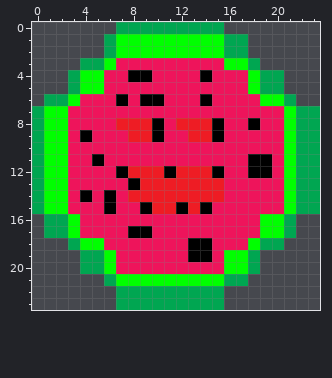
File history of a pixel-art sprite, sprites/spr_ball/2b1da3bb-974a-4806-8139-511a3c422b2b.png. The picture above was drawn from the file before the commit.
The file is 24x24 pixels.
After the commit:
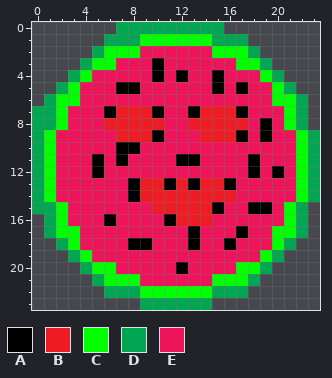
Palette (. is transparent): A #000000  B #ee1c24  C #00ff00  D #00a651  E #ee145b
Change:
@@ x 0..23 @@
  0 .......DDDDDDDDD........
- 1 ......DCCCCCCCCCDD......
- 2 ......DCCCCCCCCCDD......
- 3 ....DDCEEEEEEEEECCD.....
- 4 ...DCCEEAAEEEEAEEECDD...
- 5 ...DCCEEEEEEEEEEEECDD...
- 6 .DDCEEEAEAAEEEAEEEECCD..
- 7 DCCEEEEEEEEEEEEEEEEEECDD
- 8 DCCEEEEBBBAEBBBAEEAEECDD
- 9 DCCEAEEEBBAEEBBAEEEEECDD
-10 DCCEEEEEEEEEEEEEEEEEECDD
-11 DCCEEAEEEEEEEEEEEEAAECDD
-12 DCCEEEEABBBABBBAEEAAECDD
-13 DCCEEEEEABBBBBBBEEEEECDD
-14 DCCEAEAEBBBBBBBBEEEEECDD
-15 DCCEEEAEEABBABAEEEEEECDD
-16 .DDCEEEEEEEEEEEEEEECCD..
-17 .DDCEEEEAAEEEEEEEEECCD..
-18 ...DCCEEEEEEEAAEEECDD...
-19 ....DDCEEEEEEAAECCD.....
-20 ....DDCEEEEEEEEECCD.....
-21 ......DCCCCCCCCCDD......
-22 .......DDDDDDDDD........
-23 .......DDDDDDDDD........
+ 1 ......DDDCCCCCCDDD......
+ 2 .....DCCCEEEEEECCCD.....
+ 3 ....DCCEEEAEEEEEECCD....
+ 4 ...DCEEEEEAEAEEAEEECD...
+ 5 ..DCEEEAAEEEEEEAEAEECD..
+ 6 .DCCEEEEEEEEEEEEEEEECCD.
+ 7 DDCEEEABBBAEEABBBAEEECD.
+ 8 DDCEEEBBBBBEEBBBBBEAECD.
+ 9 DCEEEEEBBBAEEEBBBAEAEECD
+10 DCEEEEEAAEEEEEEEEEEEEECD
+11 DCEEEAEAEEEEAAEEEEAEEECD
+12 DCEEEAEEEEEEEEEEEEAEAECD
+13 DCEEEEEEABBABABBAEEEEECD
+14 DCEEEEEEABBBBBBBBEEEEECD
+15 DDCEEEEEEEBBBBBAEEAAECD.
+16 .DCEEEAEEEEABBBEEEEEECD.
+17 .DCCEEEEEEEEEAEEEAEECCD.
+18 ..DCEEEEAAEEEAEEAEEECD..
+19 ...DCEEEEEEEEEEEEEECD...
+20 ....DCCEEEEEAEEEECCD....
+21 .....DCCCEEEEEECCCD.....
+22 ......DDDCCCCCCDDD......
+23 .........DDDDDD.........
Pixel boxes of the changes (left, top, right, bottom) in both pictures:
changed: (44, 34, 320, 310)
